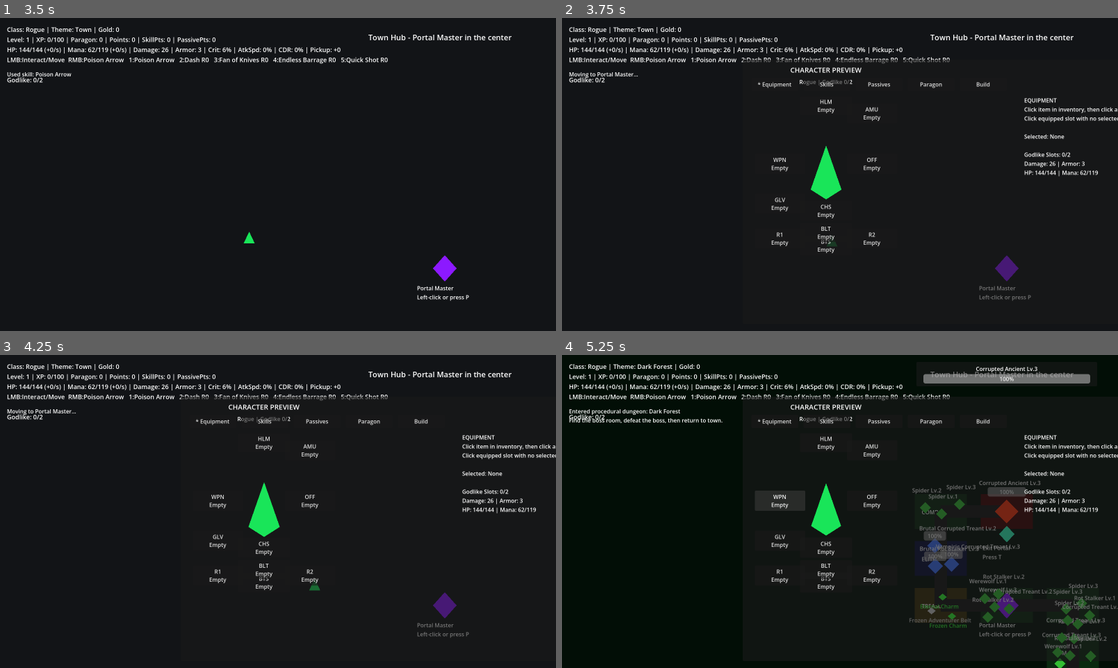
Above: before the commit, frames 1-4 (two rows, left to right).
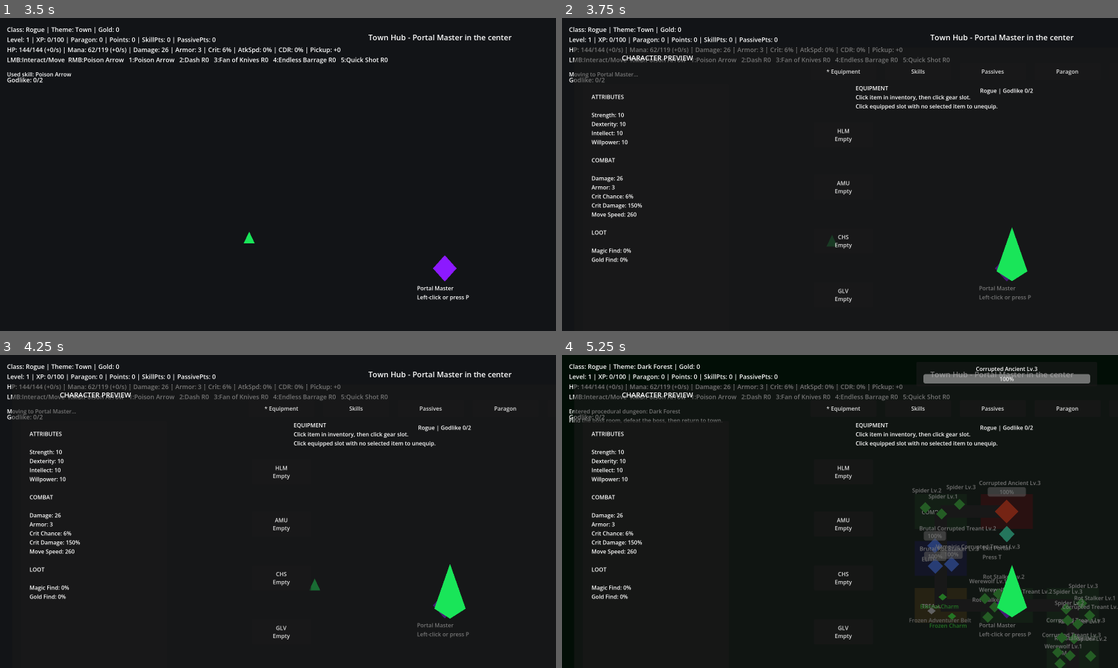
Above: after the commit, the same moments.

Repository: timjohan93-cyber/Eternal-Realms
Game: Godot game, scene res://scenes/Main.tscn
The game is run twice, just before and just after one commit, with the same random seed, the same clock (stepped at 60 frames per second) and the same inputs.
Inputs (mouse positions are in pixels of both pictures, inside the frame that each line leads up to):
- Up to frame 1 (3.5 s): tap P at 0.5, 0.6, 1.25, 2, 2.75 s; move the mouse to (400, 158) at 0.52 s; hold D 0.53-1.28 s; click (400, 158) at 0.67 s; move the mouse to (166, 190) at 1.27 s; hold S 1.28-2.03 s; tap T at 1.35 s; move the mouse to (333, 105) at 2.02 s; hold D 2.03-2.78 s; tap C at 2.1 s; move the mouse to (250, 237) at 2.77 s; hold W from 2.78 s (still down); tap I at 2.85 s; click (250, 237) at 2.92 s
- Up to frame 2 (3.75 s): tap P at 3.5 s; move the mouse to (1006, 221) at 3.52 s; release W at 3.53 s; hold A from 3.53 s (still down); tap K at 3.6 s
- Up to frame 3 (4.25 s): keep holding A
- Up to frame 4 (5.25 s): release A at 4.25 s; click "HLM Empty" at 4.25 s; click (778, 502) at 5 s, where only the run before the commit has a clickable "WPN Empty"

Frame 1 is identical in both runs. In frame 2, 5.1% of the frame differs, in the area x 2-100%, y 9-91%; in frame 3, 5.1%; in frame 4, 5.9%, in the area x 2-100%, y 9-100%.

Commit message:
Use V7.7A unified character screen cleanup script

Diff:
--- a/scenes/Main.tscn
+++ b/scenes/Main.tscn
@@ -1,6 +1,6 @@
 [gd_scene load_steps=2 format=3]
 
-[ext_resource type="Script" path="res://scripts/MainV77.gd" id="1"]
+[ext_resource type="Script" path="res://scripts/MainV77A.gd" id="1"]
 
 [node name="Main" type="Node2D"]
 script = ExtResource("1")
